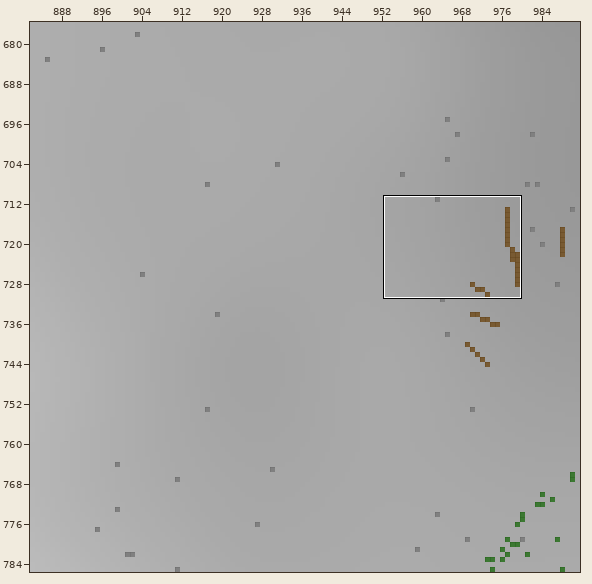
Level history. Tiled map: content/core/maps/karhumaki.tmx. The first picture is a wide view before the edit; the outline marks the close-up.
Close-up. Old version:
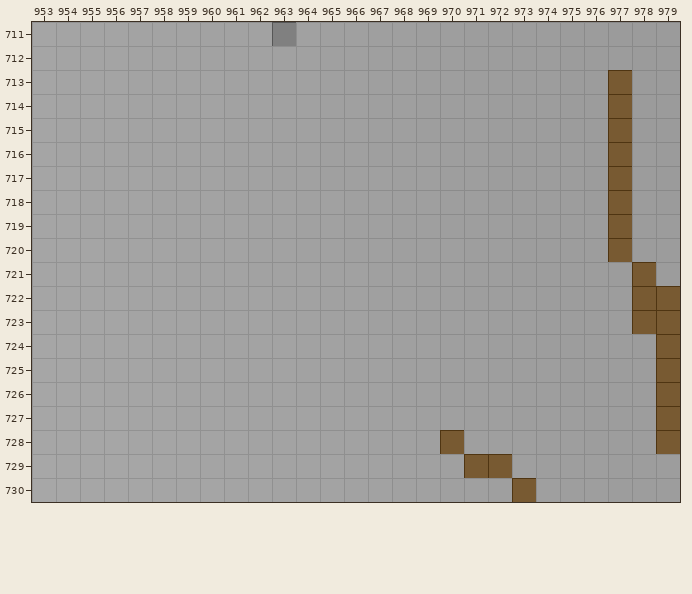
Cells are 16x16 px. Shown: x 953..979, y 711..730. The commit also changed other parts of the map, which this record leaves out.
And afterwards:
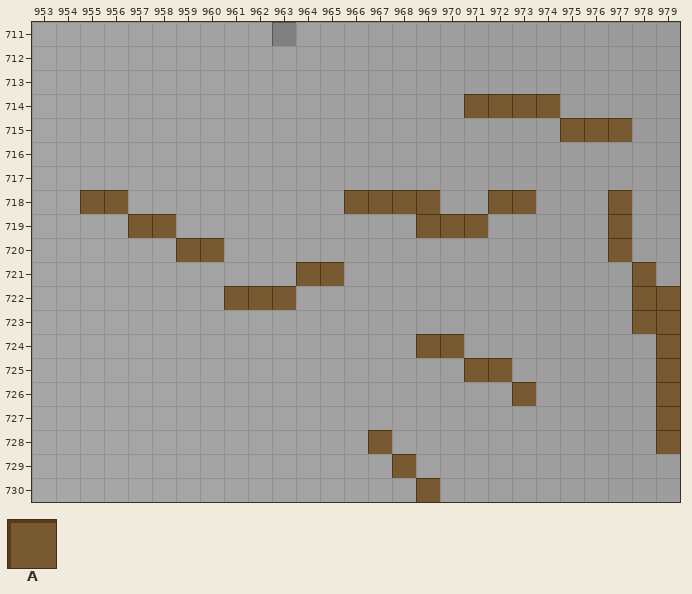
Key: from "obstacles": A 2.
_ is an empty cell.
From old to new:
Layer "obstacles":
y 713: x 977 A -> _
y 714: x 971..974 ____ -> AAAA; x 977 A -> _
y 715: x 975..976 __ -> AA
y 716..717: x 977 A -> _
y 718: x 955..956 __ -> AA; x 966..969 ____ -> AAAA; x 972..973 __ -> AA
y 719: x 957..958 __ -> AA; x 969..971 ___ -> AAA
y 720: x 959..960 __ -> AA
y 721: x 964..965 __ -> AA
y 722: x 961..963 ___ -> AAA
y 724: x 969..970 __ -> AA
y 725: x 971..972 __ -> AA
y 726: x 973 _ -> A
y 728: x 967 _ -> A; x 970 A -> _
y 729: x 968 _ -> A; x 971..972 AA -> __
y 730: x 969 _ -> A; x 973 A -> _
Where, in picture pixels (left, top, right, bottom), the same in both close-ups:
changed: (464, 70, 632, 190)
added: (80, 190, 224, 262)
added: (344, 190, 536, 238)
added: (224, 262, 344, 310)
added: (416, 334, 536, 406)
added: (368, 430, 440, 502)
removed: (440, 430, 536, 502)
